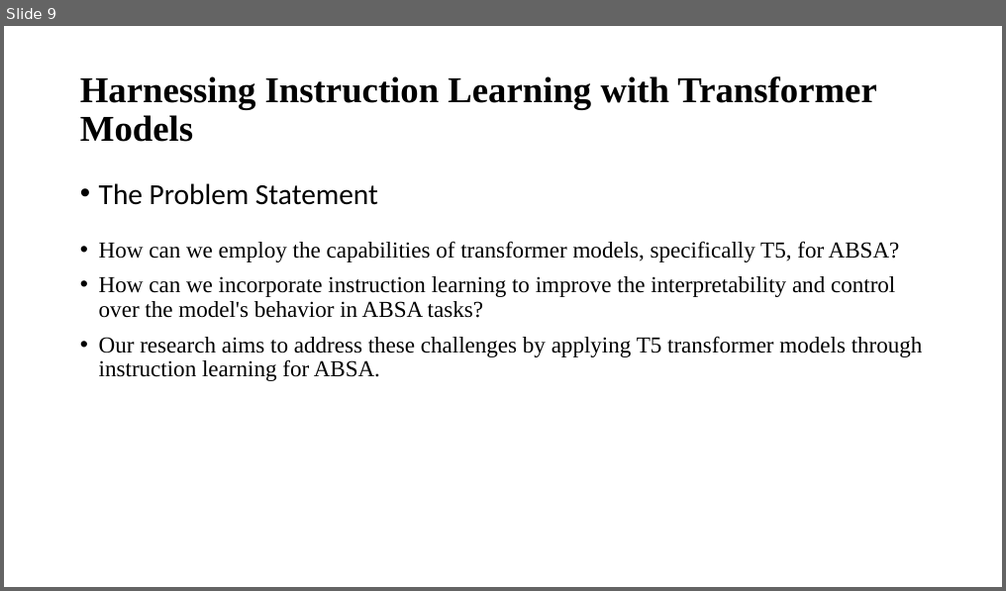
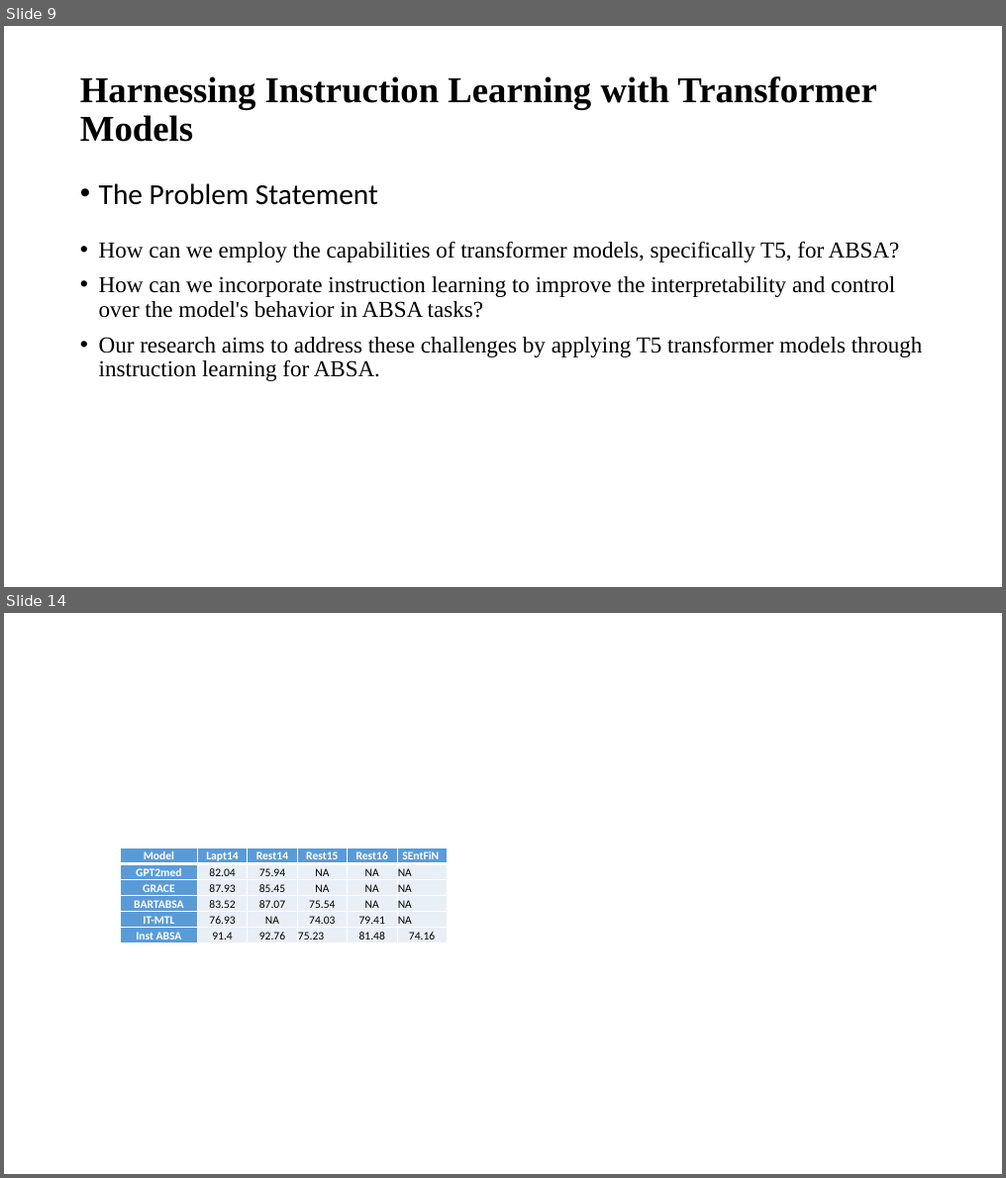
Before and after one commit to rohitmathurcode/Sentiment_recommendation, a slide deck: Thesis_ppt.pptx. Shown one above the other, each under a label of ours: slide 9 before the commit, slides 9 and 14 after it; the slides between them are not shown. The pictures are 1006x591 and 1006x1178 pixels, drawn with LibreOffice and Linux fonts; fonts in the diff are those of the drawing. Boxes give left, top, right and bottom in pixels: in the first picture for what was removed or moved away, otherwise in the second. Text is boxed around its words. In the diff, an @@ line names an element or a change of style, - is before the commit and + after.

```diff
--- a/Thesis_ppt.pptx
+++ b/Thesis_ppt.pptx
@@ slide 14 added at (4,613,1002,1174), background #FFFFFF @@
@@ table added at (120,848,448,944), 6 rows, 6 columns @@
+Model | Lapt14 | Rest14 | Rest15 | Rest16 | SEntFiN
+GPT2med | 82.04 | 75.94 | NA | NA | NA
+GRACE | 87.93 | 85.45 | NA | NA | NA
+BARTABSA | 83.52 | 87.07 | 75.54 | NA | NA
+IT-MTL | 76.93 | NA | 74.03 | 79.41 | NA
+Inst ABSA | 91.4 | 92.76 | 75.23 | 81.48 | 74.16
```
Also in this commit, not shown: 4 slides changed, 5 other slides added, 1 other file.
